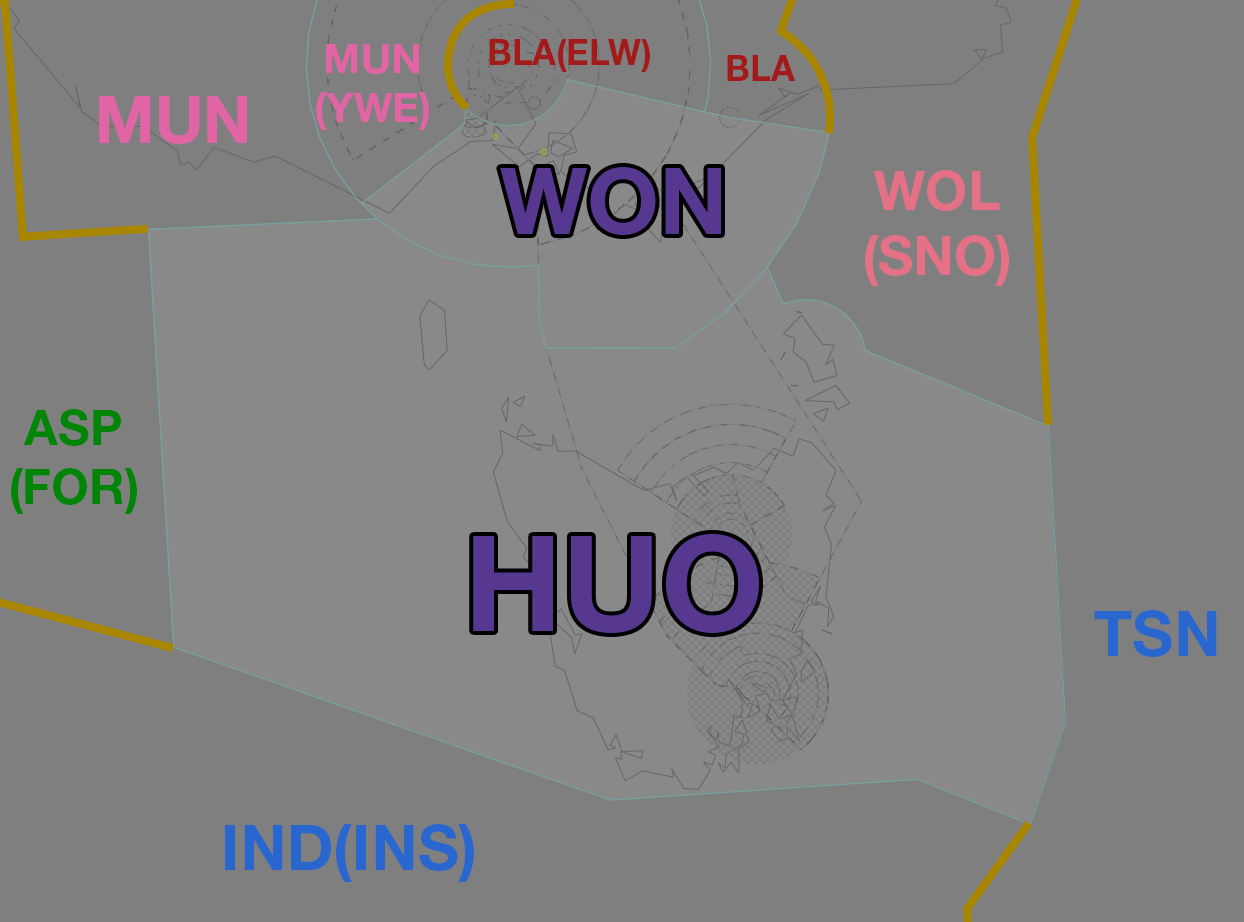
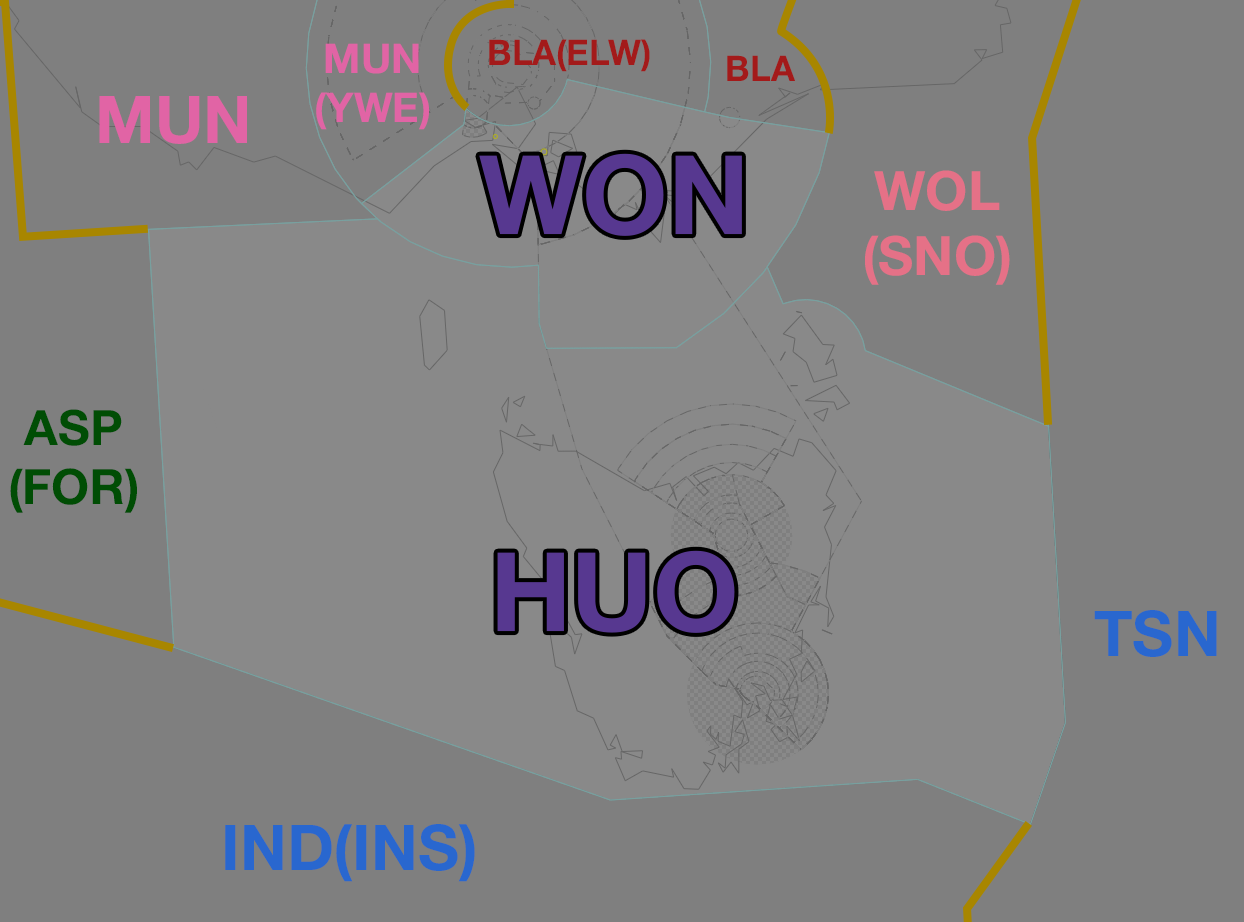
Comparing the layer stacks of the two 1244 × 922 images. Changes:
painted on "HUO" over [473, 534, 759, 633]
painted on "WON" over [479, 153, 742, 236]
painted on "BLA" over [727, 55, 795, 81]
painted on "BLA(ELW)" over [489, 39, 650, 72]
painted on "WOL (SNO)" over [865, 170, 1010, 286]
painted on "ASP (FOR)" over [10, 409, 137, 514]
painted on "MUN (YWE)" over [316, 43, 430, 130]
painted on "MUN" over [99, 96, 238, 144]
painted on "IND(INS)" over [225, 824, 475, 882]
painted on "TSN" over [1094, 610, 1217, 657]
painted on "Shape 3" over [447, 39, 511, 111]
painted on "Shape 4" over [99, 96, 141, 143]